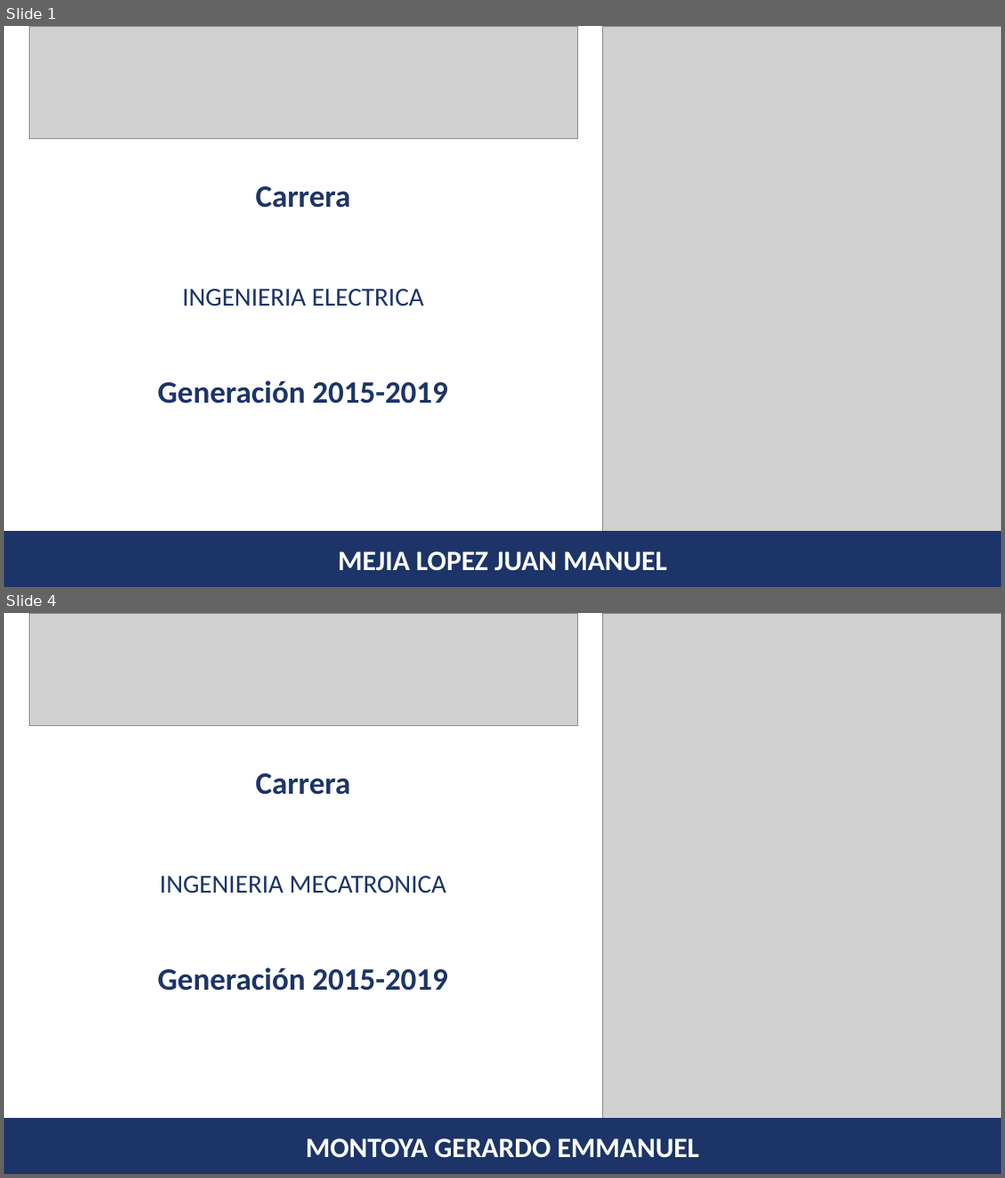
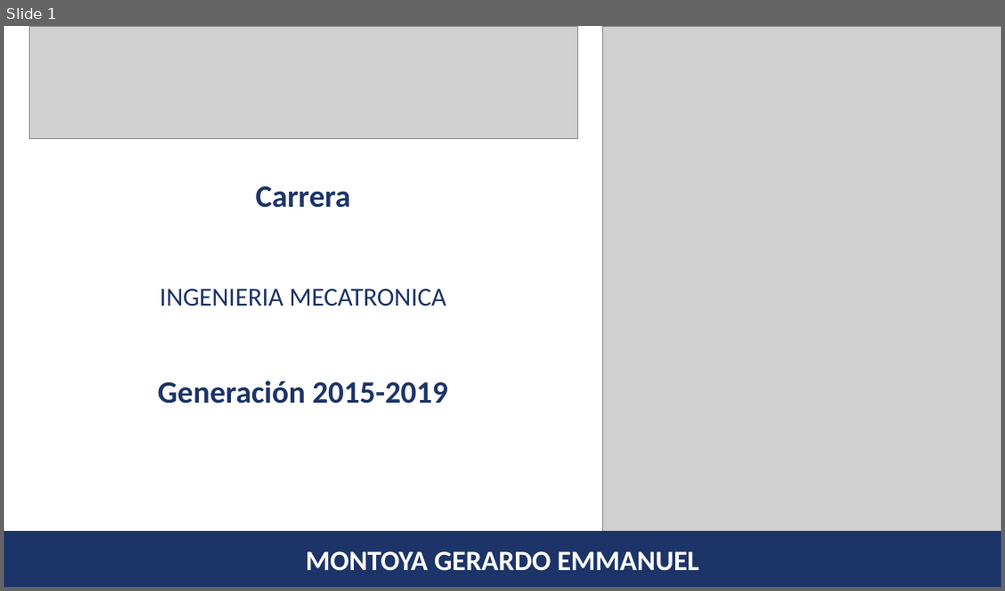
Before and after one commit to Suz8a/pptxGenerator, a slide deck: generator/INGENIERIA MECATRONICA.pptx. Shown one above the other, each under a label of ours: slides 1 and 4 before the commit, slide 1 after it; the slides between them are not shown. The pictures are 1005x1178 and 1005x591 pixels, drawn with LibreOffice and Linux fonts; fonts in the diff are those of the drawing; grey boxes stand for pictures. Boxes give left, top, right and bottom in pixels: in the first picture for what was removed or moved away, otherwise in the second. Text is boxed around its words. In the diff, an @@ line names an element or a change of style, - is before the commit and + after.

Commit message:
generates pptx by carrer

```diff
--- a/generator/INGENIERIA MECATRONICA.pptx
+++ b/generator/INGENIERIA MECATRONICA.pptx
@@ slide 1 removed at bbox=[4, 26, 1001, 587], background #FFFFFF @@
@@ picture removed at bbox=[29, 26, 577, 138] @@
@@ picture removed at bbox=[602, 26, 1001, 531] @@
@@ text removed at bbox=[256, 186, 351, 208] @@
-Carrera
@@ text removed at bbox=[182, 289, 424, 305] @@
-INGENIERIA ELECTRICA
@@ text removed at bbox=[158, 380, 447, 403] @@
-Generación 2015-2019
@@ rectangle removed at bbox=[4, 531, 1001, 587] @@
-MEJIA LOPEZ JUAN MANUEL
@@ what was slide 4 is now slide 1 @@
```
Also in this commit, not shown: 3 other slides removed, 3 other files.
